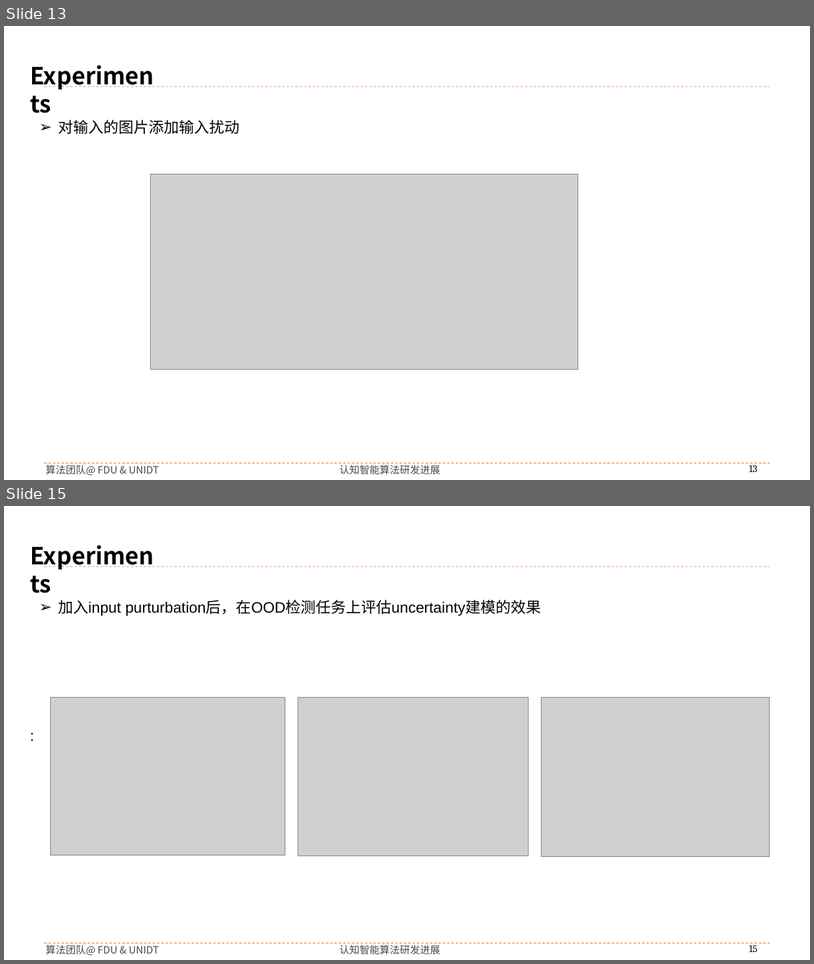
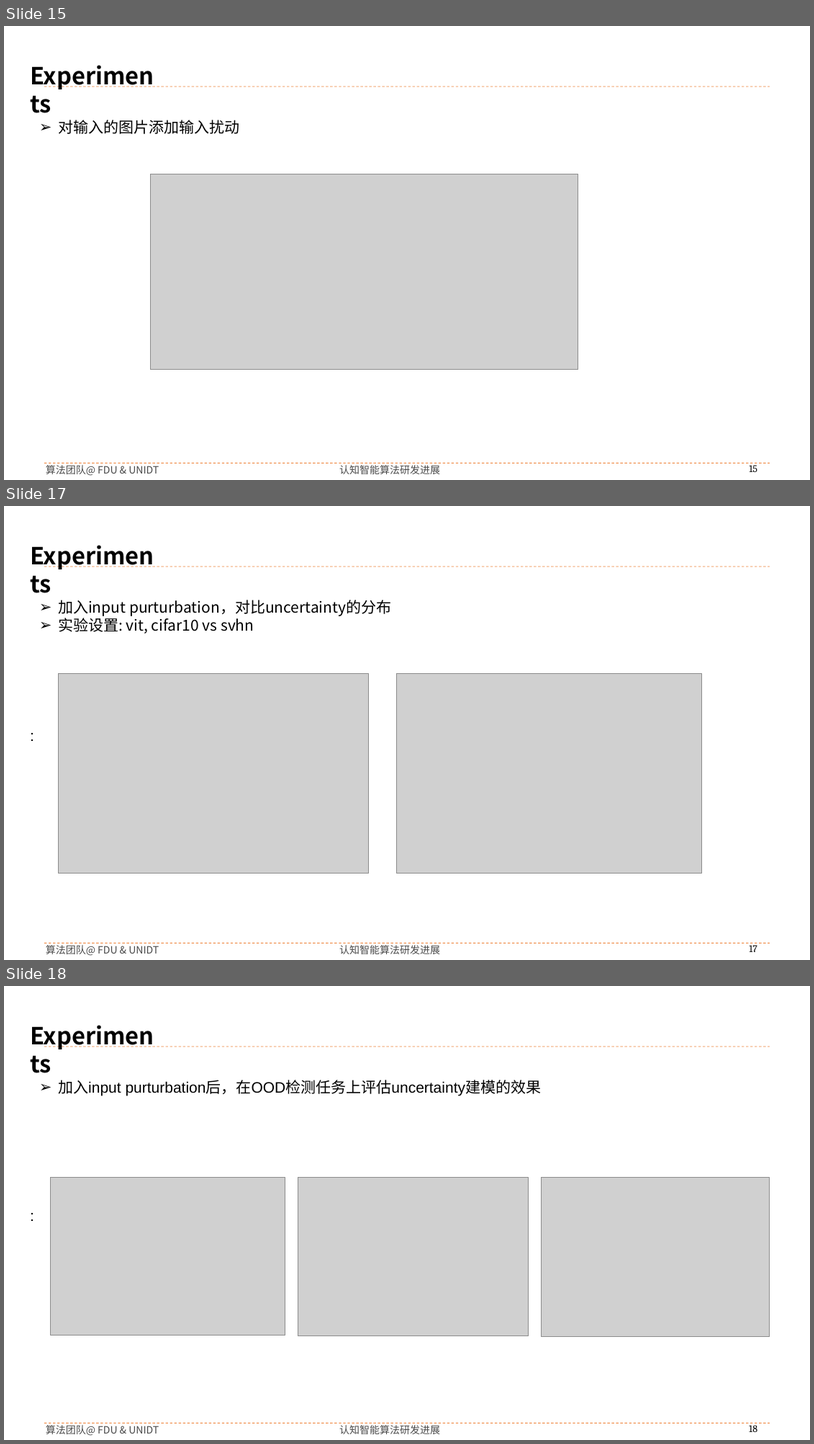
Before and after one commit to buyizhiyou/YYMUncertainty, a slide deck: pre/2024-06-21汇报.pptx. Shown one above the other, each under a label of ours: slides 13 and 15 before the commit, slides 15, 17 and 18 after it; the slides between them are not shown. The pictures are 814x964 and 814x1444 pixels, drawn with LibreOffice and Linux fonts; fonts in the diff are those of the drawing; grey boxes stand for pictures; background and template pictures are left out. Boxes give left, top, right and bottom in pixels: in the first picture for what was removed or moved away, otherwise in the second. Text is boxed around its words. In the diff, an @@ line names an element or a change of style, - is before the commit and + after.

```diff
--- a/pre/2024-06-21汇报.pptx
+++ b/pre/2024-06-21汇报.pptx
@@ slide 17 added at [4, 506, 810, 960], background #FFFFFF; not listed: 5 template elements that a slide beside it also shows @@
@@ text added at [24, 538, 165, 572], 28 pt, text #000000, bold @@
+Experiments
@@ text added at [58, 600, 391, 633], 18 pt, text #000000 @@
+➢ 加入input purturbation，对比uncertainty的分布
+➢ 实验设置: vit, cifar10 vs svhn
@@ picture added at [59, 674, 369, 873] @@
@@ picture added at [396, 674, 702, 873] @@
@@ text added at [24, 723, 101, 747], 18 pt, text #000000 @@
+:
@@ what was slide 13 is now slide 15 @@
@@ page number at [749, 462, 758, 472]: text changed @@
-13
+15
@@ what was slide 15 is now slide 18 @@
@@ page number at [749, 1422, 758, 1432]: text changed @@
-15
+18
```
Also in this commit, not shown: 3 slides changed, 5 other slides added, 57 other files.
